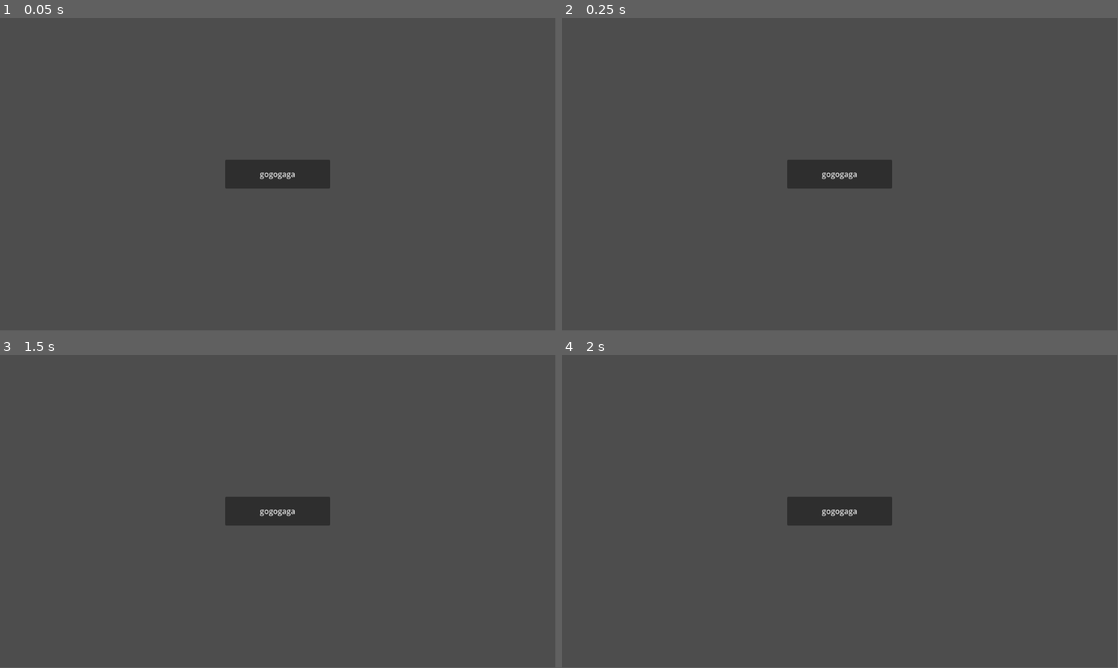
Above: before the commit, frames 1-4 (two rows, left to right).
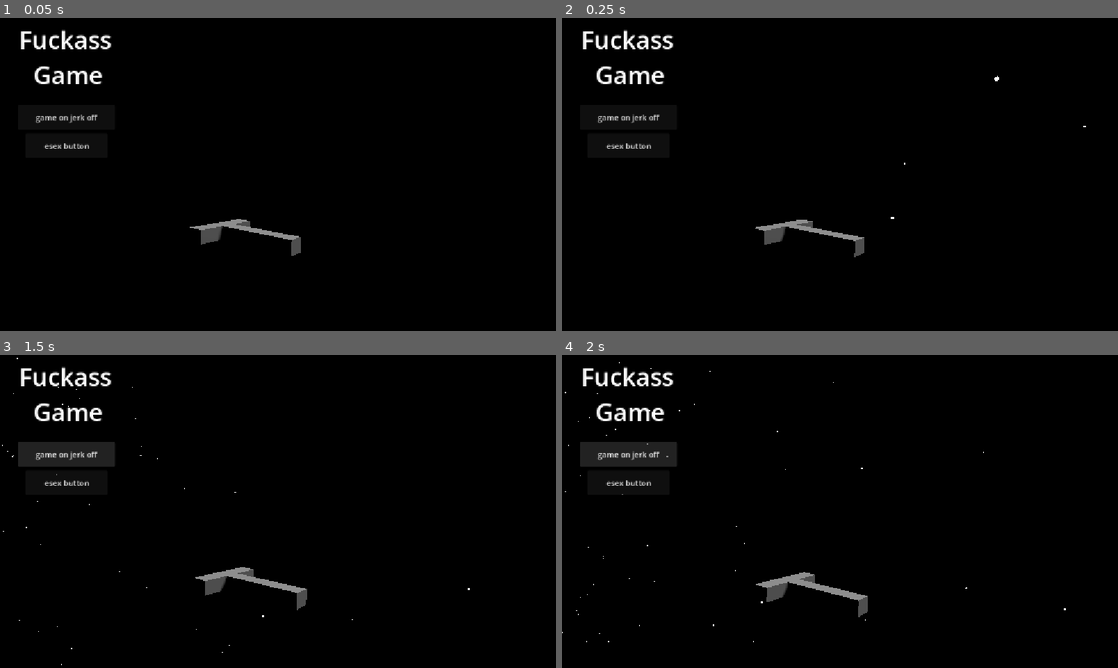
Above: after the commit, the same moments.

Repository: Joshpockt/Gweblejam2026
Game: Godot game, scene res://menu.tscn
Same seed, same stepped clock (60 frames per second), same inputs: the game is played once before the commit and once after it. Before the commit the project has no main scene; this scene is started directly in both runs.
Inputs (mouse positions are in pixels of both pictures, inside the frame that each line leads up to):
- Up to frame 1 (0.05 s): no input
- Up to frame 2 (0.25 s): no input
- Up to frame 3 (1.5 s): click (278, 511) at 0.5 s, where only the run before the commit has a clickable "gogogaga"; click (66, 455) at 1.25 s, where only the run after the commit has a clickable "game on jerk off"
- Up to frame 4 (2 s): no input
In our replay, the window is 799x449 before the commit and 800x450 after it. These sizes can differ from the game's own. Grey fills any space a smaller window leaves; there, only what the larger window draws over its background counts as a difference.

The runs differ from the first frame. In frame 1, 99% of the frame differs, in the area x 0-100%, y 0-100%; in frame 2, 99%; in frame 3, 99%; in frame 4, 99%.

Commit message:
main menu shaft

Diff:
--- /dev/null
+++ b/apenis.gd
@@ -0,0 +1,15 @@
+extends Node3D
+
+var t =0
+var st = Vector3.ZERO
+
+
+func _ready() -> void:
+	st=global_position
+
+
+func _process(delta: float) -> void:
+	t+=delta
+	var s = sin(t*1)*.1
+	var c = cos(t*1)*.2
+	global_position=st+Vector3(s,c,0)
--- a/menu.gd
+++ b/menu.gd
@@ -1,11 +1,9 @@
-extends Control
+extends Node
+
+@onready var play: Button = $UI/Play
+@onready var exit: Button = $UI/exit
 
 
-# Called when the node enters the scene tree for the first time.
 func _ready() -> void:
-	pass # Replace with function body.
-
-
-# Called every frame. 'delta' is the elapsed time since the previous frame.
-func _process(delta: float) -> void:
-	pass
+	exit.pressed.connect(func():
+		get_tree().quit())
--- a/menu.tscn
+++ b/menu.tscn
@@ -1,27 +1,119 @@
 [gd_scene format=3 uid="uid://bi1hwbyekbhpf"]
 
 [ext_resource type="Script" uid="uid://cb7ddx7h0o5pw" path="res://menu.gd" id="1_lti8b"]
+[ext_resource type="Script" uid="uid://ng8suu5qs0vj" path="res://apenis.gd" id="2_ouk20"]
 
-[node name="Menu" type="Control" unique_id=892049236]
+[sub_resource type="ProceduralSkyMaterial" id="ProceduralSkyMaterial_lti8b"]
+sky_top_color = Color(0, 0, 0, 1)
+sky_horizon_color = Color(0, 0, 0, 1)
+ground_bottom_color = Color(0, 0, 0, 1)
+ground_horizon_color = Color(0, 0, 0, 1)
+
+[sub_resource type="Sky" id="Sky_ouk20"]
+sky_material = SubResource("ProceduralSkyMaterial_lti8b")
+
+[sub_resource type="Environment" id="Environment_mae5d"]
+background_mode = 2
+sky = SubResource("Sky_ouk20")
+glow_enabled = true
+
+[sub_resource type="LabelSettings" id="LabelSettings_rt2ik"]
+font_size = 51
+
+[sub_resource type="ParticleProcessMaterial" id="ParticleProcessMaterial_rt2ik"]
+emission_shape = 3
+emission_box_extents = Vector3(0.095, 34.905, 2.945)
+direction = Vector3(-1, 0, 0)
+spread = 0.0
+initial_velocity_min = 46.149998
+initial_velocity_max = 92.31
+gravity = Vector3(0, 0, 0)
+
+[sub_resource type="StandardMaterial3D" id="StandardMaterial3D_g7vmx"]
+shading_mode = 0
+disable_ambient_light = true
+billboard_mode = 3
+particles_anim_h_frames = 1
+particles_anim_v_frames = 1
+particles_anim_loop = false
+
+[sub_resource type="SphereMesh" id="SphereMesh_opbaf"]
+material = SubResource("StandardMaterial3D_g7vmx")
+radius = 0.051
+height = 0.102
+
+[node name="Menu" type="Node" unique_id=781557886]
+script = ExtResource("1_lti8b")
+
+[node name="WorldEnvironment" type="WorldEnvironment" parent="." unique_id=1524611410]
+environment = SubResource("Environment_mae5d")
+
+[node name="DirectionalLight3D" type="DirectionalLight3D" parent="." unique_id=127522299]
+transform = Transform3D(-0.8660254, -0.43301278, 0.25, 0, 0.49999997, 0.86602545, -0.50000006, 0.75, -0.43301266, 0, 0, 0)
+shadow_enabled = true
+
+[node name="Camera3D" type="Camera3D" parent="." unique_id=845243413]
+transform = Transform3D(0.80613714, -0.022716675, 0.59129256, 0.027313419, 0.9996262, 0.0011666119, -0.591098, 0.015209749, 0.8064563, 0.25456095, 1.240408, 2.9615326)
+fov = 61.42041
+
+[node name="UI" type="Control" parent="." unique_id=1757188503]
 layout_mode = 3
 anchors_preset = 15
 anchor_right = 1.0
 anchor_bottom = 1.0
 grow_horizontal = 2
 grow_vertical = 2
-script = ExtResource("1_lti8b")
 
-[node name="Button" type="Button" parent="." unique_id=1020468432]
-layout_mode = 1
-anchors_preset = 8
-anchor_left = 0.5
-anchor_top = 0.5
-anchor_right = 0.5
-anchor_bottom = 0.5
-offset_left = -109.0
-offset_top = -30.0
-offset_right = 109.0
-offset_bottom = 30.0
-grow_horizontal = 2
-grow_vertical = 2
-text = "gogogaga"
+[node name="Title" type="Label" parent="UI" unique_id=1615959189]
+layout_mode = 0
+offset_right = 271.0
+offset_bottom = 162.0
+text = "Fuckass
+ Game"
+label_settings = SubResource("LabelSettings_rt2ik")
+horizontal_alignment = 1
+vertical_alignment = 1
+
+[node name="Play" type="Button" parent="UI" unique_id=1282251650]
+layout_mode = 0
+offset_left = 37.0
+offset_top = 180.0
+offset_right = 239.0
+offset_bottom = 231.0
+text = "game on jerk off"
+
+[node name="exit" type="Button" parent="UI" unique_id=1660210672]
+layout_mode = 0
+offset_left = 53.0
+offset_top = 239.0
+offset_right = 223.0
+offset_bottom = 290.0
+text = "esex button
+"
+
+[node name="Node3D" type="Node3D" parent="." unique_id=524832221]
+transform = Transform3D(1, 0, 0, 0, 1, 0, 0, 0, 1, -2.248516, 0.09320676, 0)
+script = ExtResource("2_ouk20")
+
+[node name="CSGBox3D" type="CSGBox3D" parent="Node3D" unique_id=291152224]
+size = Vector3(1.3146973, 0.2109375, 0.23535156)
+
+[node name="CSGBox3D2" type="CSGBox3D" parent="Node3D" unique_id=1541989743]
+transform = Transform3D(-4.371139e-08, 0, 1, 0, 1, 0, -1, 0, -4.371139e-08, -0.77780557, 0, 3.2016416e-09)
+size = Vector3(1.0458984, 0.2109375, 0.27801514)
+
+[node name="GPUParticles3D" type="GPUParticles3D" parent="." unique_id=594585493]
+transform = Transform3D(1, 0, 0, 0, 1, 0, 0, 0, 1, 6.446163, 1.5832267, -6.21326)
+cast_shadow = 0
+amount = 467
+lifetime = 7.91
+process_material = SubResource("ParticleProcessMaterial_rt2ik")
+draw_pass_1 = SubResource("SphereMesh_opbaf")
+
+[node name="GPUParticles3D2" type="GPUParticles3D" parent="." unique_id=1807103506]
+transform = Transform3D(1, 0, 0, 0, 1, 0, 0, 0, 1, 6.446163, 1.5832267, -14.856586)
+cast_shadow = 0
+amount = 467
+lifetime = 7.91
+process_material = SubResource("ParticleProcessMaterial_rt2ik")
+draw_pass_1 = SubResource("SphereMesh_opbaf")
--- a/project.godot
+++ b/project.godot
@@ -11,8 +11,13 @@
 [application]
 
 config/name="gweble-jam-2026"
+run/main_scene="uid://bi1hwbyekbhpf"
 config/features=PackedStringArray("4.7", "Forward Plus")
 config/icon="res://icon.svg"
+
+[display]
+
+window/stretch/mode="canvas_items"
 
 [input]
 
Not shown, added: apenis.gd.uid
